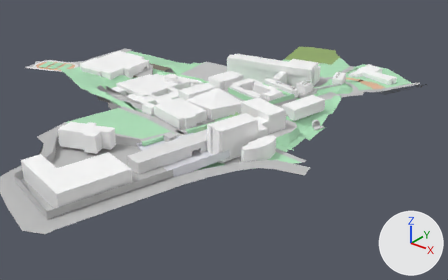
Two versions of the glTF model data/map3DModel/wholeMap.glb, one commit apart.
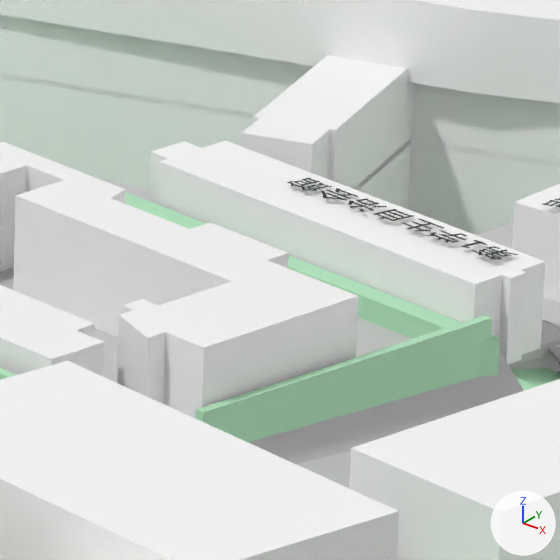
The first picture shows the older version from a 50 mm lens placed at (183.2, -243.5, 136.0), pointed at (-6.2, -6.7, -10.8). The close-ups show both versions on the part from 56% to 67% of the width and 24% to 41% of the height of that picture; other places that the commit changed are outside them. Arrows for +X, +Y and +Z are at lower right; the lights stay in place. Where no turn or scale is listed for an object, it has been applied to the vertices.

Names of what the first close-up shows: '10号館', '4号館', '6号館', 'object', 'object_1.003', 'object_第１学生自治会館', 'object_第２学生自治会館', '生田会館'.
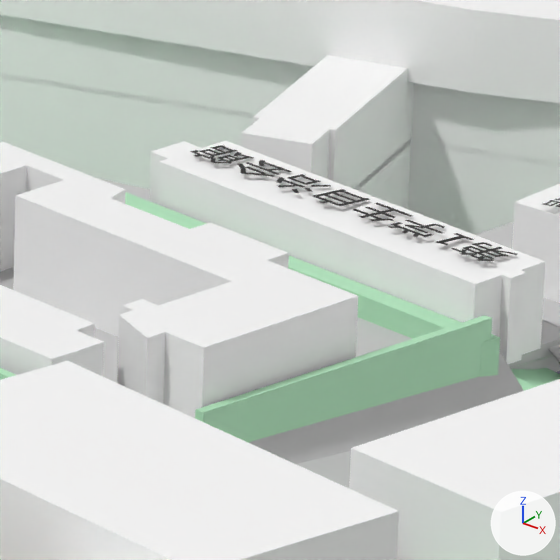
Where the change shows, as pixel boxes [x1, y1, x2, y2] in the close-ups (560 x 560 px):
'object_1.003', rescaled (41% wider, 41% taller)
    before: [287, 178, 518, 260]
    after: [190, 145, 517, 261]

Patch to the scene script:
```diff
--- a/data/map3DModel/wholeMap.glb.py
+++ b/data/map3DModel/wholeMap.glb.py
@@ ob_object_1_003 @@
 ob_object_1_003.rotation_euler = (0.0766, 0.00473, 2.958)  # degrees (4.4, 0.3, 169)
-ob_object_1_003.scale = (4.88, 4.88, 4.88)
+ob_object_1_003.scale = (6.99, 6.99, 6.99)
```
